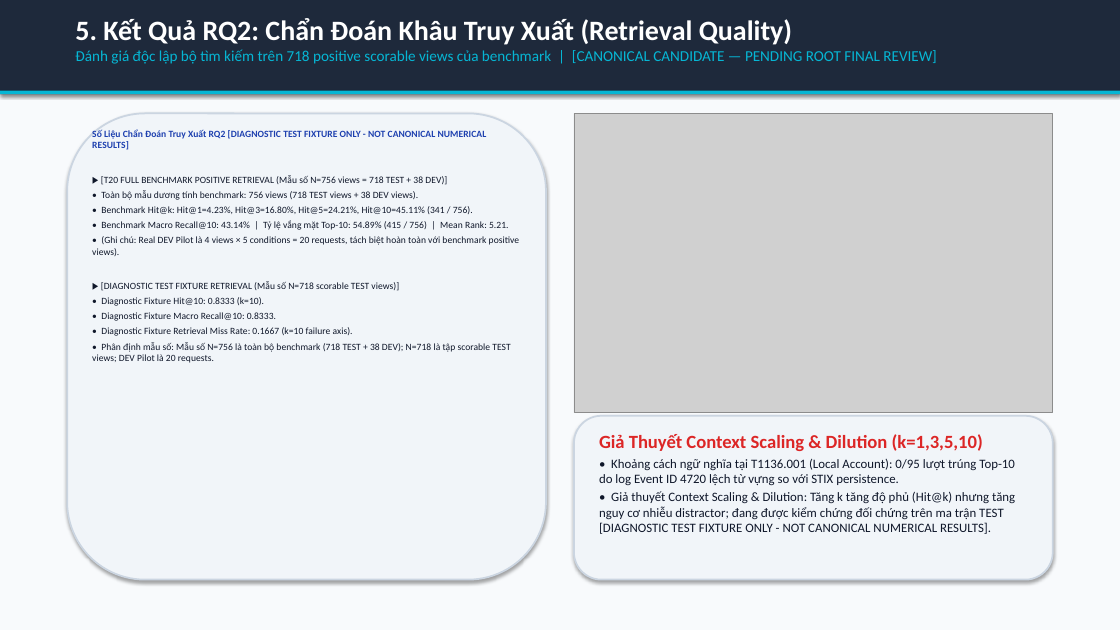
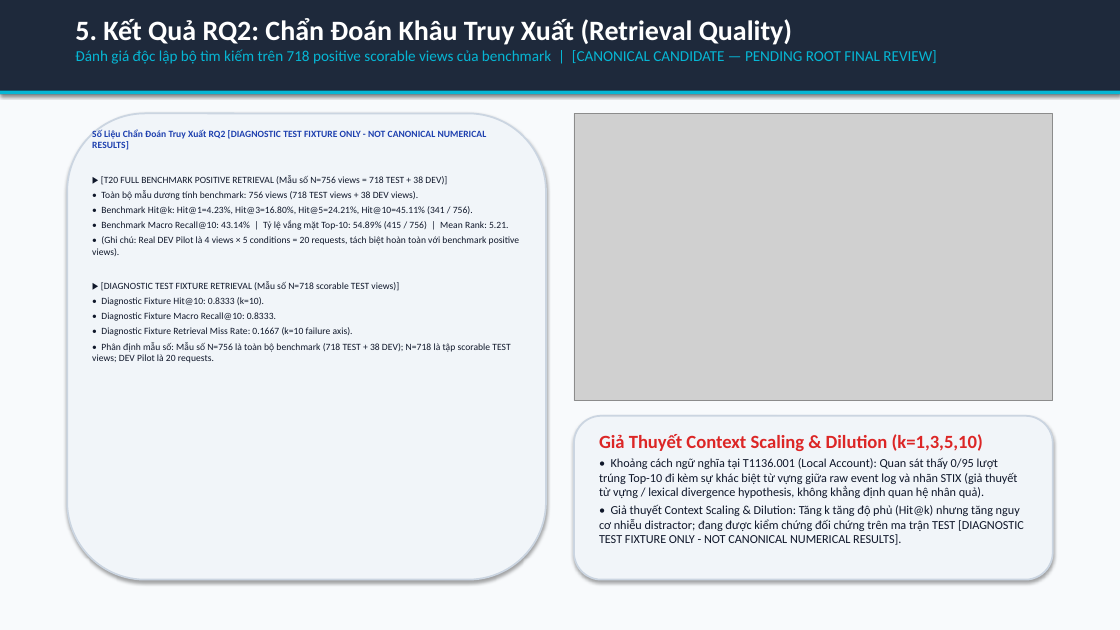
Before and after one commit to habachcp6/RAG2ATTCK, a slide deck: slide 6 of reports/evidence/fixture_populated_slides.pptx. Drawn at 1120x630 pixels with LibreOffice and Linux fonts; fonts in the diff are those of the drawing; grey boxes stand for pictures. Boxes give left, top, right and bottom in pixels: in the first picture for what was removed or moved away, otherwise in the second. Text is boxed around its words. In the diff, an @@ line names an element or a change of style, - is before the commit and + after.

```diff
--- a/reports/evidence/fixture_populated_slides.pptx
+++ b/reports/evidence/fixture_populated_slides.pptx
@@ picture: place and size @@
-picture at [574, 113, 1053, 413]
+picture at [574, 113, 1053, 401]
@@ text at [599, 458, 1017, 498]: text changed; size 11 to 10.5 pt @@
-• Khoảng cách ngữ nghĩa tại T1136.001 (Local Account): 0/95 lượt trúng Top-10 do log Event ID 4720 lệch từ vựng so với STIX persistence.
+• Khoảng cách ngữ nghĩa tại T1136.001 (Local Account): Quan sát thấy 0/95 lượt trúng Top-10 đi kèm sự khác biệt từ vựng giữa raw event log và nhãn STIX (giả thuyết từ vựng / lexical divergence hypothesis, không khẳng định quan hệ nhân quả).
@@ text at [599, 505, 1024, 545]: size 11 to 10.5 pt in "• Giả thuyết Context Scaling & Dilution: ..." @@
```
Also in this commit, not shown: 4 other slides changed, 14 other files.
